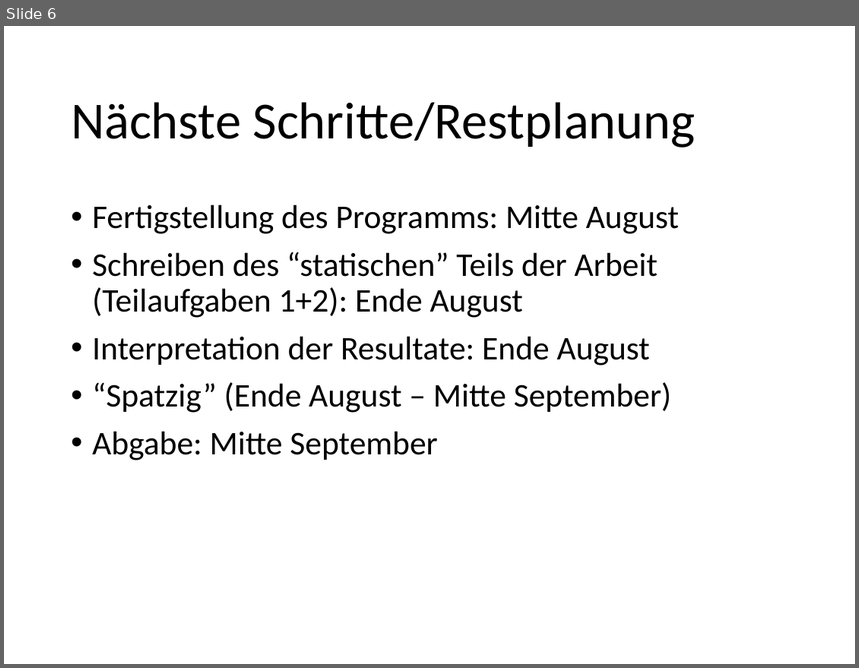
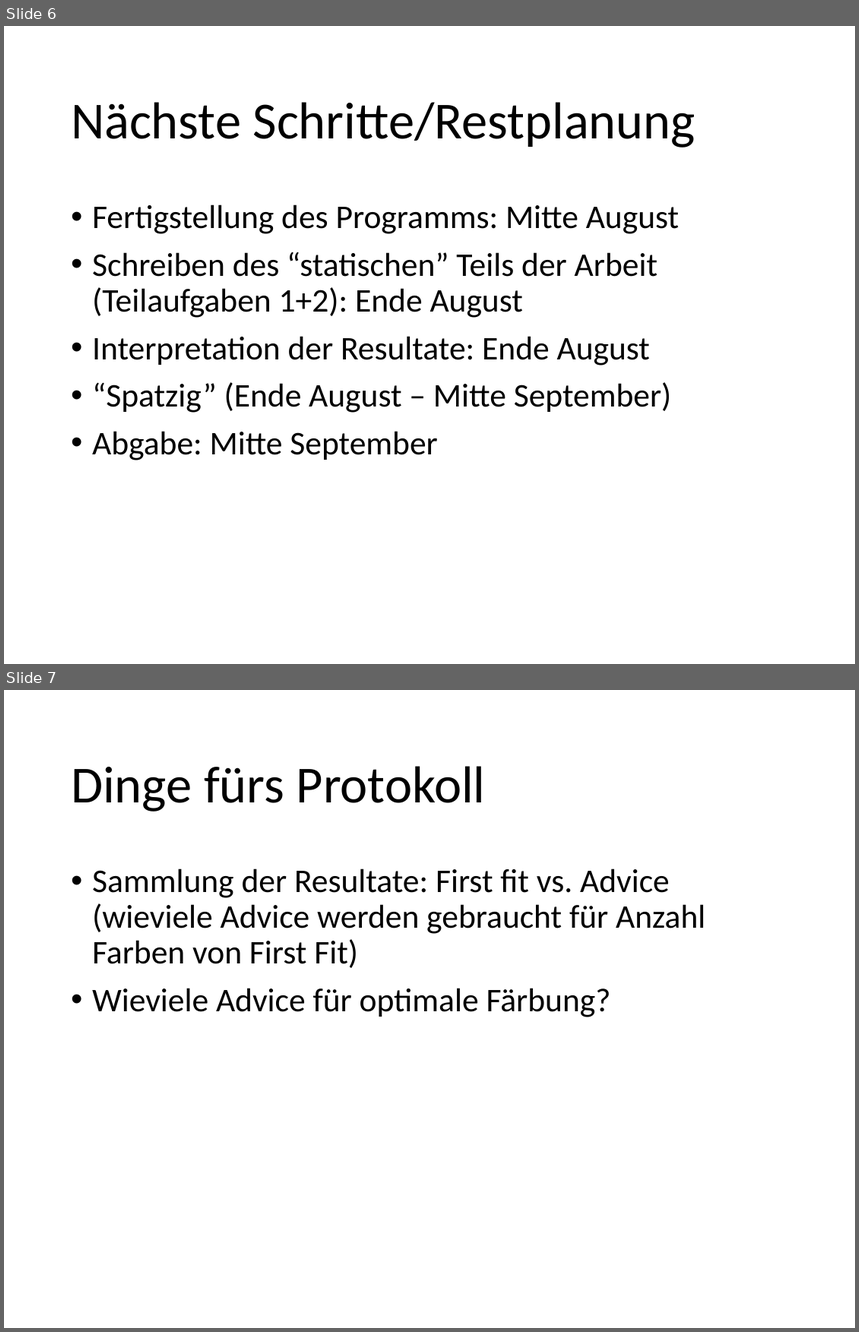
Before and after one commit to foyan/GraphBonanza, a slide deck: doc/Design Review.pptx. Shown one above the other, each under a label of ours: slide 6 before the commit, slides 6 and 7 after it. The pictures are 859x668 and 859x1332 pixels, drawn with LibreOffice and Linux fonts; fonts in the diff are those of the drawing. Boxes give left, top, right and bottom in pixels: in the first picture for what was removed or moved away, otherwise in the second. Text is boxed around its words. In the diff, an @@ line names an element or a change of style, - is before the commit and + after.

```diff
--- a/doc/Design Review.pptx
+++ b/doc/Design Review.pptx
@@ slide 7 added at [4, 690, 855, 1328], background #FFFFFF @@
@@ title added at [71, 766, 486, 812], 44 pt, text #000000 @@
+Dinge fürs Protokoll
@@ text added at [92, 869, 705, 1018], 28 pt, text #000000 @@
+• Sammlung der Resultate: First fit vs. Advice (wieviele Advice werden gebraucht für Anzahl Farben von First Fit)
+• Wieviele Advice für optimale Färbung?
```
Also in this commit, not shown: 1 slide changed, 6 other files.
